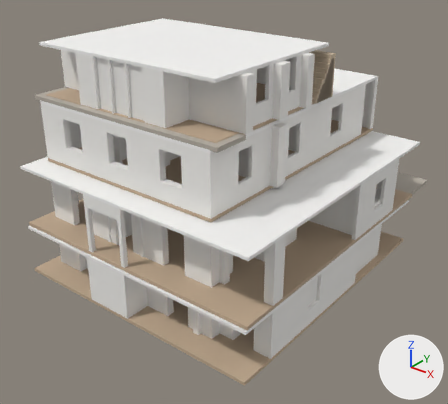
Before and after pictures for a commit that changed the glTF model codex-pdf-to-bim/apps/web/public/tour-building/a1-building.glb.
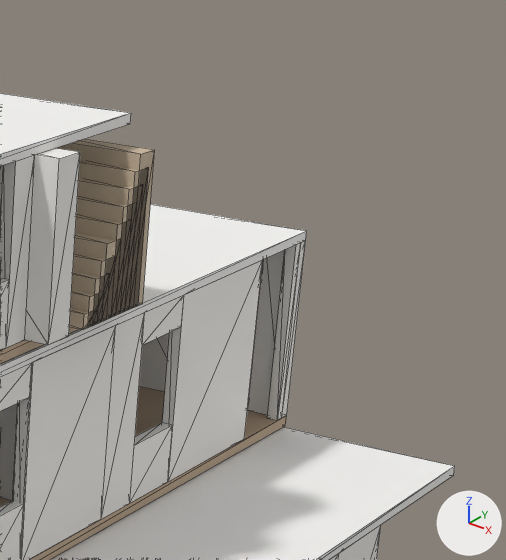
Each version is shown whole from a 50 mm camera at (22.1, -13.8, 12.9) aimed at (6.0, 6.5, 0.4), then close up on the part from 65% to 97% of the width and 3% to 42% of the height. Arrows for +X, +Y and +Z are at lower right; the lights stay in place. The first two pictures are the older version. The close-ups show mesh edges as thin lines. Vertices at exactly the same position are counted once.

Script lines for the objects in view, before the commit:
```python
me_storey_a2 = bpy.data.meshes.new('storey_a2')
me_storey_a2.from_pydata(...)  # 1006 vertices, 1786 faces; spans x 0.5..10.01, y 1.07..16.0, z 2.72..5.31
# faces by material slot: [34, 12, 1740]
me_storey_a2.materials.append(mat_counter)  # white #eeece8
me_storey_a2.materials.append(mat_floor)  # beige #c2aa90
me_storey_a2.materials.append(mat_wall)  # white #f3f1ee
me_storey_a2_ceiling = bpy.data.meshes.new('storey_a2_ceiling')
me_storey_a2_ceiling.from_pydata(...)  # a box spanning x 0.5..9.68, y 1.07..13.49, z 5.31..5.44
me_storey_a2_ceiling.materials.append(mat_ceiling)  # white #f6f6f4
me_storey_a3 = bpy.data.meshes.new('storey_a3')
me_storey_a3.from_pydata(...)  # 486 vertices, 816 faces; spans x 0.15..10.01, y 1.07..8.59, z 5.41..7.65
# faces by material slot: [12, 12, 120, 672]
me_storey_a3.materials.append(mat_deck)  # grey #b8b0a5
me_storey_a3.materials.append(mat_floor)  # beige #c2aa90
me_storey_a3.materials.append(mat_stair)  # beige #cebba2
me_storey_a3.materials.append(mat_wall)  # white #f3f1ee
ob_storey_a2 = bpy.data.objects.new('storey_a2', me_storey_a2)
ob_storey_a2.location = (0.0, 0.0, 0.0)
ob_storey_a2_ceiling = bpy.data.objects.new('storey_a2_ceiling', me_storey_a2_ceiling)
ob_storey_a2_ceiling.location = (0.0, 0.0, 0.0)
ob_storey_a3 = bpy.data.objects.new('storey_a3', me_storey_a3)
ob_storey_a3.location = (0.0, 0.0, 0.0)
# also in view: 'storey_a1_ceiling' at (6.1, 6.7, 2.6); 'storey_a1' at (6.1, 7.8, 1.2); 'storey_a3_ceiling' at (5.1, 5.0, 7.7)
```
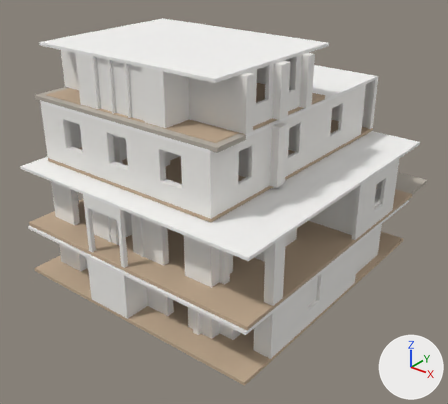
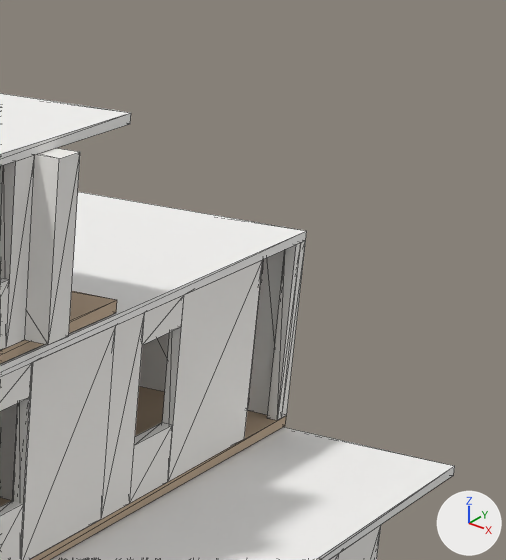
Pixel boxes [x1, y1, x2, y2] of what changed, in the close-ups (506 x 560 px):
'storey_a3', reshaped
    before: [0, 139, 155, 363]
    after: [0, 148, 117, 363]
part 1 of me_storey_a3, deleted (beige)
    before: [57, 139, 155, 330]

Diff of the bpy script that builds the scene:
```diff
--- a/codex-pdf-to-bim/apps/web/public/tour-building/a1-building.glb.py
+++ b/codex-pdf-to-bim/apps/web/public/tour-building/a1-building.glb.py
@@ me_storey_a3 @@
 # used by ob_storey_a3; location = (0.0, 0.0, 0.0)
-me_storey_a3.from_pydata(...)  # 486 vertices, 816 faces; spans x 0.15..10.01, y 1.07..8.59, z 5.41..7.65
+me_storey_a3.from_pydata(...)  # 494 vertices, 828 faces; spans x 0.15..10.01, y 1.07..8.74, z 5.41..7.65
+# me_storey_a3 part 1: 10 loose pieces with 80 vertices, spanning x 8.31..9.99, y 7.27..8.59, z 5.61..7.39, are deleted
+# other edits to the shape of me_storey_a3 do not show in these pictures
 me_storey_a3.materials.append(mat_deck)
```
